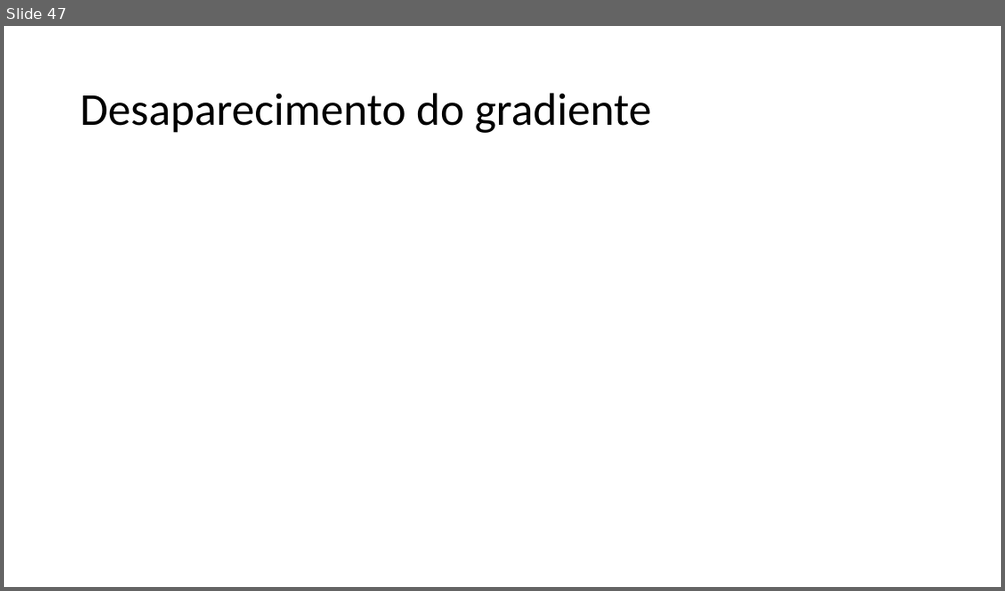
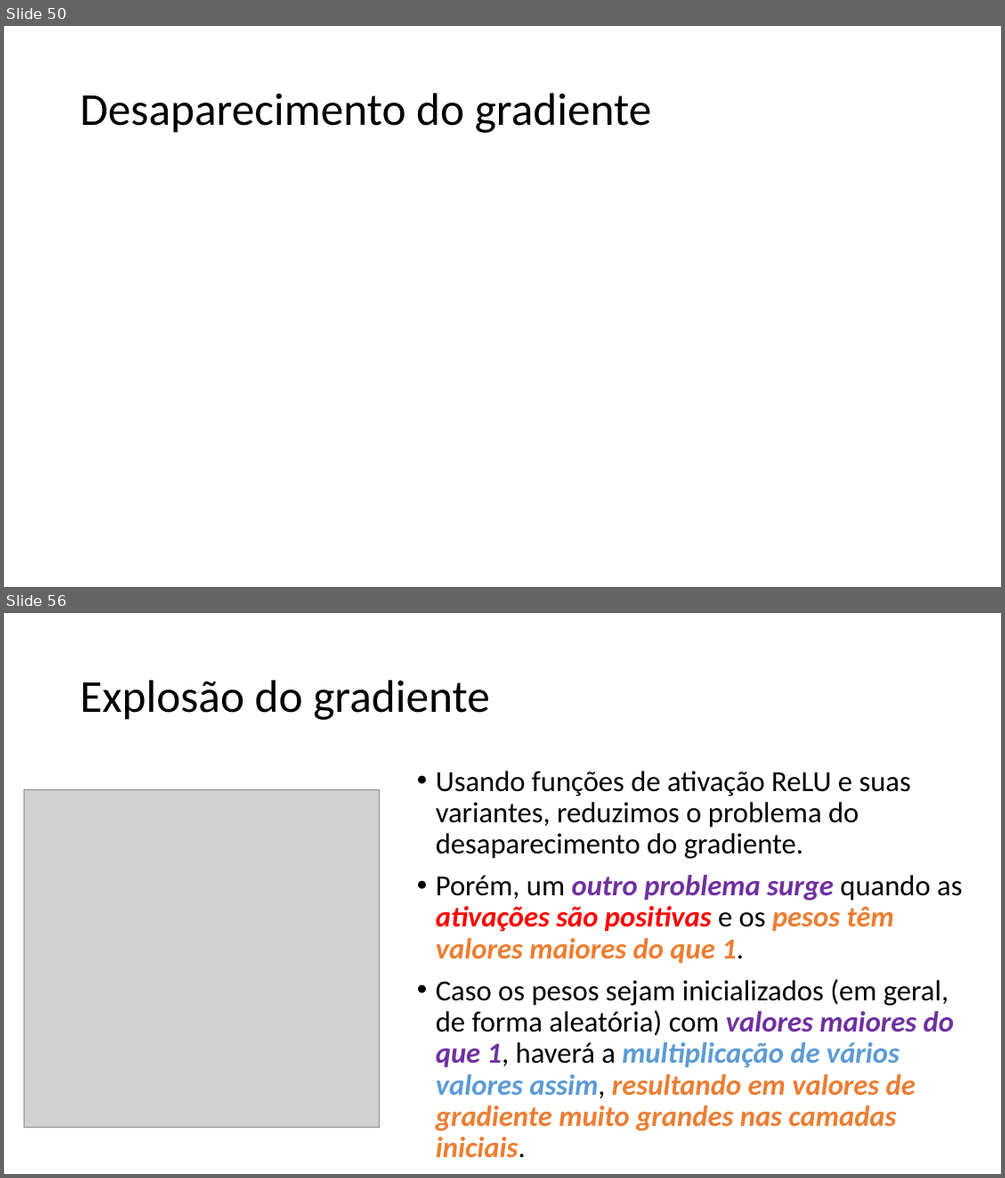
Before and after one commit to zz4fap/c24_inteligencia_artificial, a slide deck: slides/C24_MLP.pptx. Shown one above the other, each under a label of ours: slide 47 before the commit, slides 50 and 56 after it; the slides between them are not shown. The pictures are 1005x591 and 1005x1178 pixels, drawn with LibreOffice and Linux fonts; fonts in the diff are those of the drawing; grey boxes stand for pictures. Boxes give left, top, right and bottom in pixels: in the first picture for what was removed or moved away, otherwise in the second. Text is boxed around its words. In the diff, an @@ line names an element or a change of style, - is before the commit and + after.

```diff
--- a/slides/C24_MLP.pptx
+++ b/slides/C24_MLP.pptx
@@ slide 56 added at (x1=4, y1=613, x2=1001, y2=1174), background #FFFFFF @@
@@ title added at (x1=80, y1=680, x2=490, y2=720), 44 pt, text #000000 @@
+Explosão do gradiente
@@ text added at (x1=436, y1=771, x2=962, y2=1158), 28 pt, text #000000, bold, italic @@
+• Usando funções de ativação ReLU e suas variantes, reduzimos o problema do desaparecimento do gradiente.
+• Porém, um outro problema surge quando as ativações são positivas e os pesos têm valores maiores do que 1.
+• Caso os pesos sejam inicializados (em geral, de forma aleatória) com valores maiores do que 1, haverá a multiplicação de vários valores assim, resultando em valores de gradiente muito grandes nas camadas iniciais.
@@ picture added at (x1=24, y1=789, x2=380, y2=1127) @@
@@ what was slide 47 is now slide 50 @@
```
Also in this commit, not shown: 1 slide changed, 11 other slides added, 4 slides removed.
